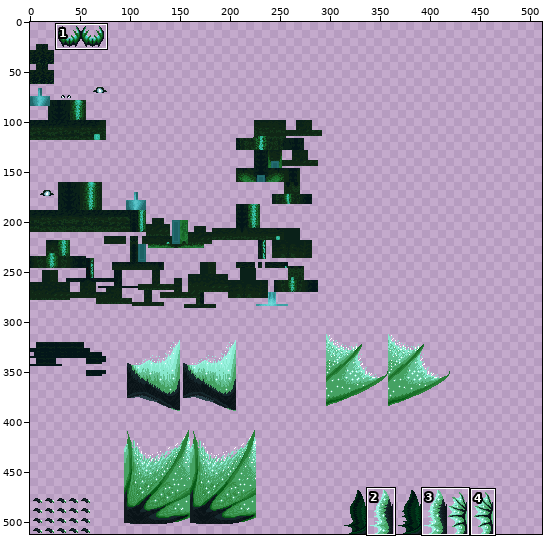
Two versions of one sprite sheet, src/test/resources/Psi_ther_newborn.png. Above: a wide view before the commit, with the close-up outlined.
Close-up. Before the commit:
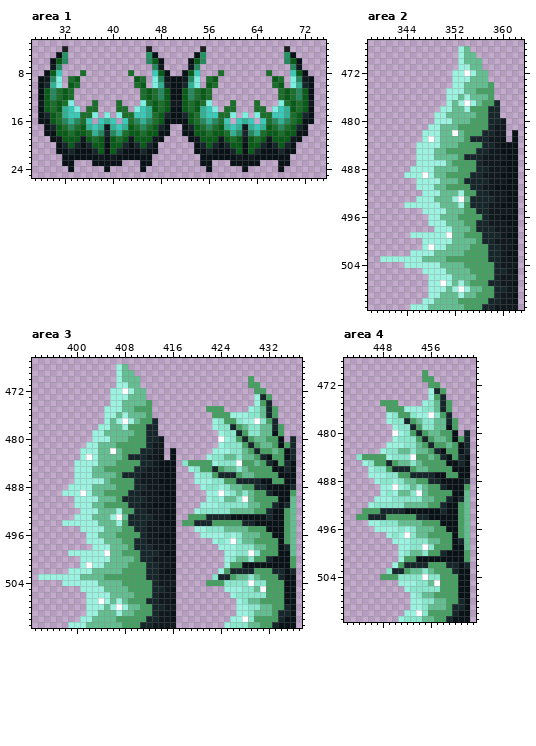
The file is 512x512 pixels. Colours within 5 levels of each other are drawn and written as one. Shown: area 1: x 27..75, y 3..25; area 2: x 338..363, y 467..511; area 3: x 393..437, y 467..511; area 4: x 442..463, y 468..511. The commit also changed other parts of the picture, which this record leaves out.
Once edited:
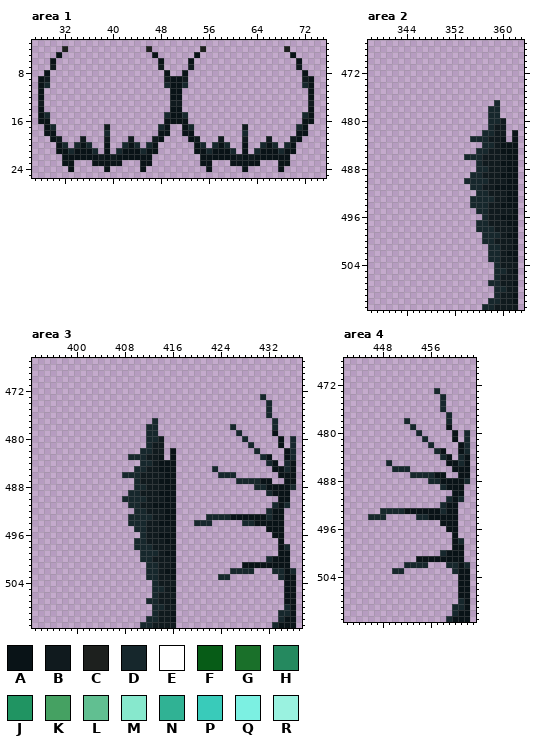
Palette (. is transparent): A #091317  B #101a1e  C #1d201e  D #16272c  E #ffffff  F #075c17  G #1a702a  H #25895f  J #209462  K #45a162  L #61bf91  M #87e8cd  N #30b294  P #39cbba  Q #7cf0e2  R #9af2e0
The edit:
Changed rows in their new state; - is an unchanged pixel.
Area 1:
first column x 29:
 5 ---.-------------.--------.-------------.---
 6 --..-------------..------..-------------..--
 7 --.---------------.------.---------------.--
 8 -..---.-------.---..----..---.-------.---..-
 9 -..-..---------..-..----..-..---------..-..-
10 -..-..---------..-..----..-..---------..-..-
11 .....-----------.....--.....-----------.....
12 .....-----------.....--.....-----------.....
13 .....---.---.---.....--.....---.---.---.....
14 ......-..---..-......--......-..---..-......
15 -........-.-........----........-.-........-
16 -.......-...-.......----.......-...-.......-
17 --........-........------........-........--
18 --........-........------........-........--
19 ---...-...-...-...--------...-...-...-...---
20 ----.---..-..---.----------.---..-..---.----
21 ---------.-.--------------------.-.---------
Area 2:
first column x 340:
468 -------------..----
469 -------------...---
470 -------------....--
471 -------------....--
472 ------------......-
473 ------------......-
474 ------------.......
475 -----------........
476 -----------........
477 -----------........
478 ----------........-
479 ---------.........-
480 ---------.........-
481 --------..........-
482 -------..........--
483 -------........----
484 ------...........--
485 ------..........---
486 ------........-----
487 ------..........---
488 -----...........---
489 ----...........----
490 ------........-----
491 ------.........----
492 -------.........---
493 ------.........----
494 ----...........----
495 -------.........---
496 --------.........--
497 --------........---
498 ---------.......---
499 -----............--
500 -------..........--
501 -------...........-
502 -----.............-
503 ..................-
504 ----...............
505 -------............
506 --------...........
507 --------..........-
508 --------...........
509 --------...........
510 -------...........-
511 -----............--
Area 3:
first column x 394:
468 -------------..----------------------------
469 -------------...---------------------------
470 -------------....------------------.-------
471 -------------....------------------..------
472 ------------......------------------..-----
473 ------------......------------------.-.----
474 ------------.......-----------------..-----
475 -----------........---------...----...-.---
476 -----------........----------.........-.---
477 -----------........----------..........----
478 ----------........-----------...-......-.--
479 ---------.........------------...-.....-.--
480 ---------.........------------....-.....---
481 --------..........------------.....-....-.-
482 -------..........------------.......-....--
483 -------........-------------.........--..--
484 ------...........-------..............--.--
485 ------..........---------....-.........----
486 ------........------------....---.......---
487 ------..........----------.......------..--
488 -----...........-----------.........-------
489 ----...........-------------..........----.
490 ------........--------------............--.
491 ------.........------------............---.
492 -------.........----------............---..
493 ------.........----------...-------------..
494 ----...........---------..---.....-------..
495 -------.........----------............---..
496 --------.........----------............--..
497 --------........-------------...........-..
498 ---------.......--------------..........--.
499 -----............--------------.........--.
500 -------..........--------------.......----.
501 -------...........-------------...--------.
502 -----.............------------..----...----
503 ..................-----------.--........---
504 ----...............---------.............--
505 -------............------------..........--
506 --------...........-------------.........--
507 --------..........---------------........--
508 --------...........--------------........--
509 --------...........--------------.......---
510 -------...........--------------........---
511 -----............--------------........----
Area 4:
first column x 444:
470 -----------.-------
471 -----------..------
472 ------------..-----
473 ------------.-.----
474 ------------..-----
475 ----...----...-.---
476 -----.........-.---
477 -----..........----
478 -----...-......-.--
479 ------...-.....-.--
480 ------....-.....---
481 ------.....-....-.-
482 -----.......-....--
483 ----.........--..--
484 ..............--.--
485 -....-.........----
486 --....---.......---
487 --.......------..--
488 ---.........-------
489 ----..........----.
490 ----............--.
491 ---............---.
492 --............---..
493 -...-------------..
494 ..---.....-------..
495 --............---..
496 ---............--..
497 -----...........-..
498 ------..........--.
499 -------.........--.
500 -------.......----.
501 -------...--------.
502 ------..----...----
503 -----.--........---
504 ----.............--
505 -------..........--
506 --------.........--
507 ---------........--
508 ---------........--
509 ---------.......---
510 --------........---
511 -------........----
